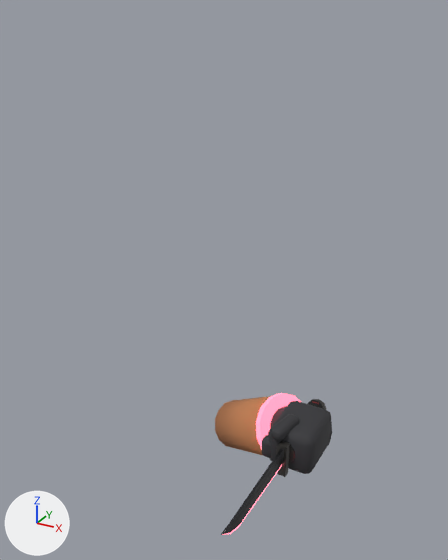
The glTF model packages/client/public/assets/viewmodel/knife.glb as it was, and as the next commit left it.
Both versions are drawn from a 50 mm lens placed at (0.258, -0.687, 0.561), pointed at (-0.108, -0.022, 0.228). The lights are fixed; the arrows at lower left show +X, +Y and +Z. The older version comes first. Vertices at exactly the same position are counted once.

Names of what the first picture shows: 'Knife'.
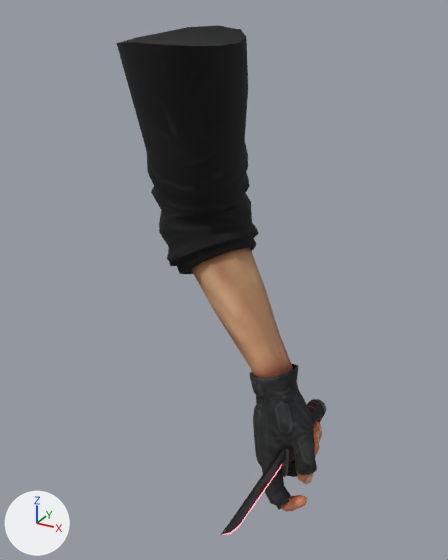
The edits, one by one:
Picture 'Image_2' (img_image_2) is new.
Material 'arms' (mat_arms) is new.
Its texture is img_image_2.
Its roughness is 1.0.
me_knife is used by ob_knife; location (0.0, 0.0, 0.0).
me_knife had 579 vertices, 1106 faces and spanned x -0.178..0.038, y -0.225..0.137, z -0.137..0.04.
me_knife now has 1127 vertices, 1887 faces and spans x -0.281..0.05, y -0.225..0.145, z -0.078..0.538.
me_knife part 1: a new loose piece of 968 vertices spanning x -0.281..0.05, y -0.078..0.145, z -0.078..0.538, in mat_arms (picture img_image_2).
me_knife part 2: the loose piece of 56 vertices spanning x -0.022..0.006, y -0.055..-0.005, z 0.022..0.04 is deleted.
me_knife part 3: the loose piece of 56 vertices spanning x -0.04..-0.018, y -0.042..-0.023, z -0.024..0.006 is deleted.
Part 4, on me_knife:
140 vertices are removed from x -0.178..0.038, y -0.043..0.137, z -0.137..0.032.
264 faces are deleted.
Other edits to the shape of me_knife do not show in these pictures.
me_knife no longer uses material mat_m_luva (dark grey #353538).
me_knife no longer uses material mat_m_filete (red #ff6f86, glowing red #ff6f86).
me_knife no longer uses material mat_m_manga (orange #bc7c50).
me_knife gains material mat_arms (picture img_image_2).

What differs and where, as boxes (x1, y1, x2, y2) in the pictures (448 x 560 px):
'Knife', reshaped (78% wider, 257% taller): before (215, 393, 332, 535); after (117, 25, 326, 535)
part 1 of me_knife, added: after (117, 25, 322, 512)
part 2 of me_knife, deleted: before (270, 414, 300, 441)
part 3 of me_knife, deleted: before (262, 435, 271, 458)
part 4 of me_knife, deleted: before (215, 393, 332, 474)
